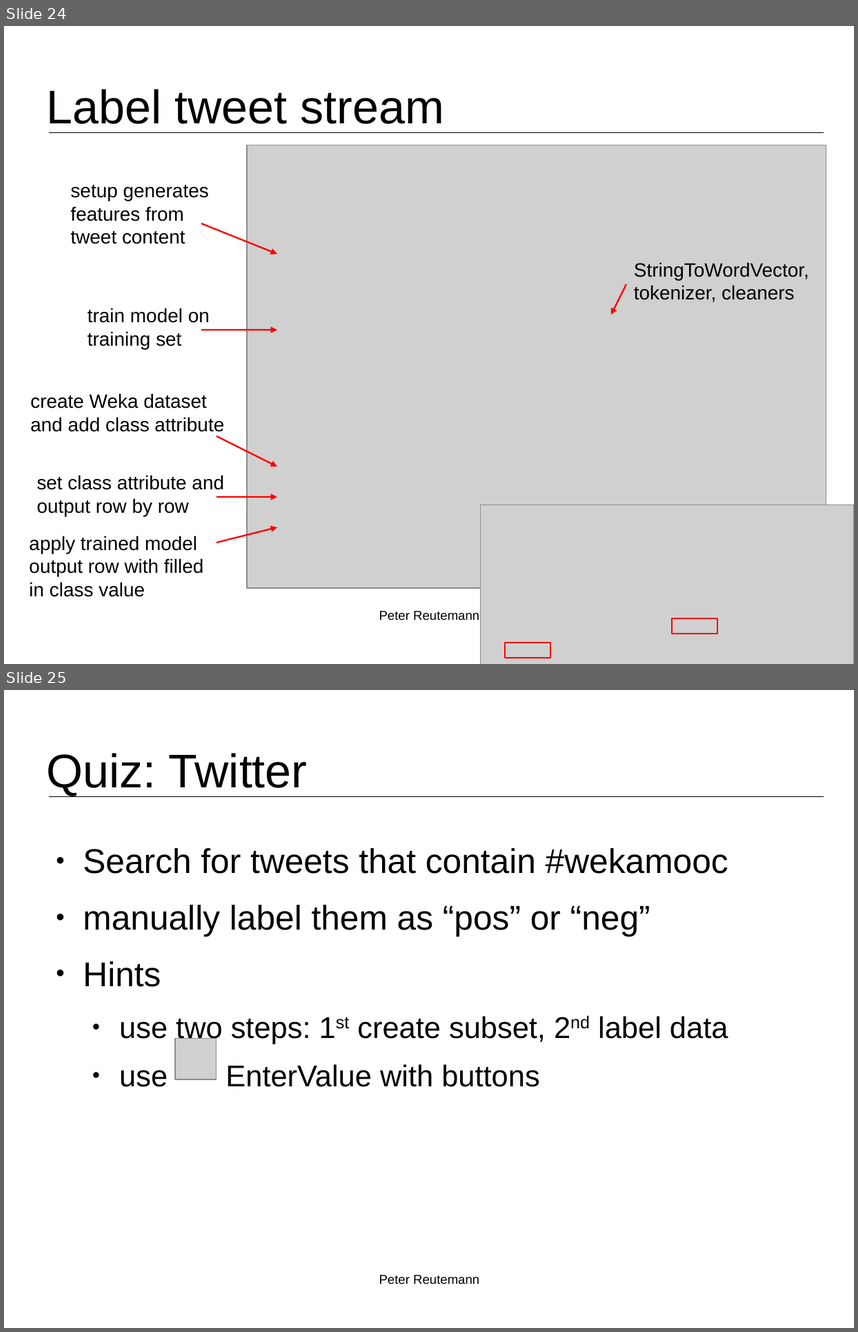
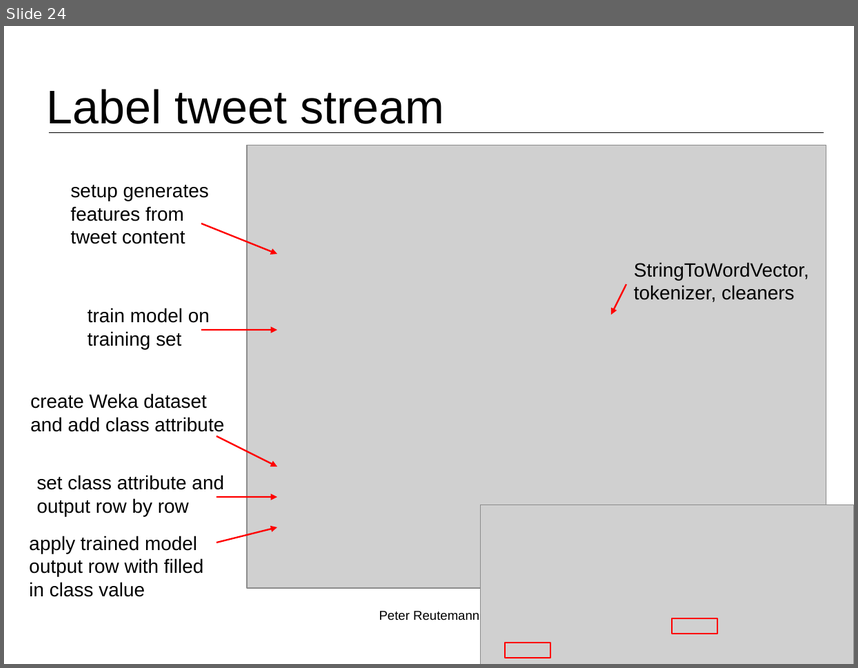
Before and after one commit to fracpete/kuching-2015, a slide deck: 4_twitter/kuching2015_twitter.odp. Shown one above the other, each under a label of ours: slides 24 and 25 before the commit, slide 24 after it. The pictures are 858x1332 and 858x668 pixels, drawn with LibreOffice and Linux fonts; fonts in the diff are those of the drawing; grey boxes stand for pictures; background and template pictures are left out. Boxes give left, top, right and bottom in pixels: in the first picture for what was removed or moved away, otherwise in the second. Text is boxed around its words. In the diff, an @@ line names an element or a change of style, - is before the commit and + after.

Commit message:
changed twitter quiz into competition

```diff
--- a/4_twitter/kuching2015_twitter.odp
+++ b/4_twitter/kuching2015_twitter.odp
@@ slide 25 removed at (x1=4, y1=690, x2=854, y2=1328), background #FFFFFF; not listed: 1 template element that a slide beside it also shows @@
@@ title removed at (x1=47, y1=753, x2=308, y2=796) @@
-Quiz: Twitter
@@ text removed at (x1=83, y1=848, x2=728, y2=1087) @@
-● Search for tweets that contain #wekamooc
-● manually label them as “pos” or “neg”
-● Hints
-  ● use two steps: 1st create subset, 2nd label data
-  ● use EnterValue with buttons
@@ picture removed at (x1=175, y1=1038, x2=217, y2=1080) @@
@@ text removed at (x1=379, y1=1274, x2=479, y2=1284) @@
-Peter Reutemann
```
Also in this commit, not shown: 1 slide added.
